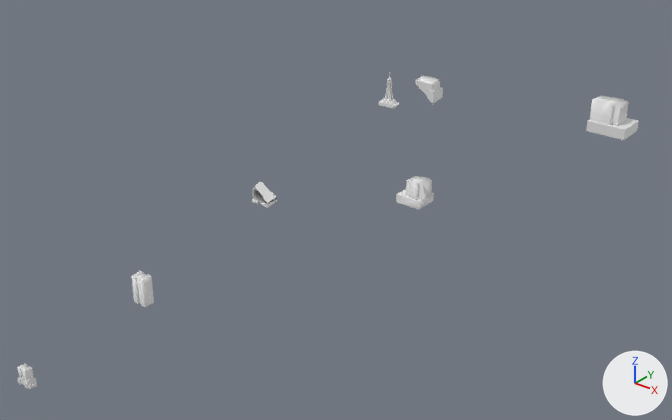
Before and after pictures for a commit that changed the FBX model Assets/3D Models/Models/03. Fully Manual/02. Empire State Building.fbx.
Camera for both pictures: a camera (50 mm lens) standing at (11.6, -16.4, 8.8) and looking at (-1.1, -0.6, -1.0). The axes (+X, +Y, +Z) are drawn at lower right. The lights are the same throughout.

Objects in the first picture: 'Empire State Building 1', 'Empire State Building 2', 'Empire State Building 3', 'Empire State Building 4', 'Empire State Building 5', 'Empire State Building 6', 'Empire State Building 7'.
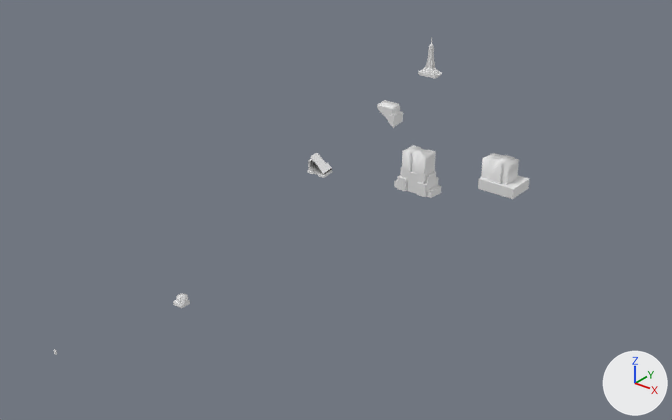
What the commit changed:
Object 'Empire State Building 1' (ob_empire_state_building_1) moves from (0.0, 1.85, 0.0) to (0.0, -6.42, 0.0).
Object 'Empire State Building 1' (ob_empire_state_building_1) is rescaled from (1.12, 1.12, 1.12) to (0.358, 0.358, 0.358).
Object 'Empire State Building 5' (ob_empire_state_building_5) moves from (0.0, -4.18, 0.0) to (0.0, -2.45, 0.0).
Object 'Empire State Building 5' (ob_empire_state_building_5) is rescaled from (0.721, 0.721, 0.721) to (0.755, 0.755, 0.755).
Object 'Empire State Building 2' (ob_empire_state_building_2) moves from (0.0, 12.06, 0.0) to (0.0, 4.93, 0.0).
Object 'Empire State Building 2' (ob_empire_state_building_2) is rescaled from (1.8, 1.8, 1.8) to (1.49, 1.49, 1.49).
Object 'Empire State Building 7' (ob_empire_state_building_7) moves from (0.0, 0.0, 0.0) to (0.0, 1.66, 0.0).
Object 'Empire State Building 7' (ob_empire_state_building_7) is rescaled from (1.0, 1.0, 1.0) to (1.17, 1.17, 1.17).
Object 'Empire State Building 4' (ob_empire_state_building_4) moves from (0.0, -7.39, 0.0) to (0.0, -9.29, 0.0).
Object 'Empire State Building 4' (ob_empire_state_building_4) is rescaled from (0.507, 0.507, 0.507) to (0.0708, 0.0708, 0.0708).
Object 'Empire State Building 3' (ob_empire_state_building_3) moves from (0.0, -9.88, 0.0) to (0.0, 1.32, 0.0).
Object 'Empire State Building 3' (ob_empire_state_building_3) is rescaled from (0.342, 0.342, 0.342) to (1.13, 1.13, 1.13).
Object 'Empire State Building 6' (ob_empire_state_building_6) moves from (0.0, 1.57, 0.0) to (0.0, 0.0, 0.0).
Object 'Empire State Building 6' (ob_empire_state_building_6) is rescaled from (1.1, 1.1, 1.1) to (1.0, 1.0, 1.0).

Location of each change, [x1, y1, x2, y2] in pixels of the pictures (672 x 420 px):
'Empire State Building 2', moved, rescaled: before [586, 96, 639, 140]; after [478, 153, 529, 199]
'Empire State Building 3', moved, rescaled (129% wider, 100% taller): before [17, 363, 37, 389]; after [394, 145, 441, 198]
'Empire State Building 1', moved, rescaled (54% narrower, 51% shorter): before [396, 176, 434, 210]; after [173, 293, 190, 309]
'Empire State Building 6', moved, rescaled: before [416, 76, 443, 104]; after [377, 100, 403, 128]
'Empire State Building 5', moved, rescaled: before [252, 182, 278, 208]; after [307, 153, 333, 178]
'Empire State Building 4', moved, rescaled: before [131, 271, 154, 307]; after [54, 349, 57, 355]
'Empire State Building 7', moved, rescaled (14% wider, 11% taller): before [378, 72, 399, 108]; after [418, 38, 442, 78]
